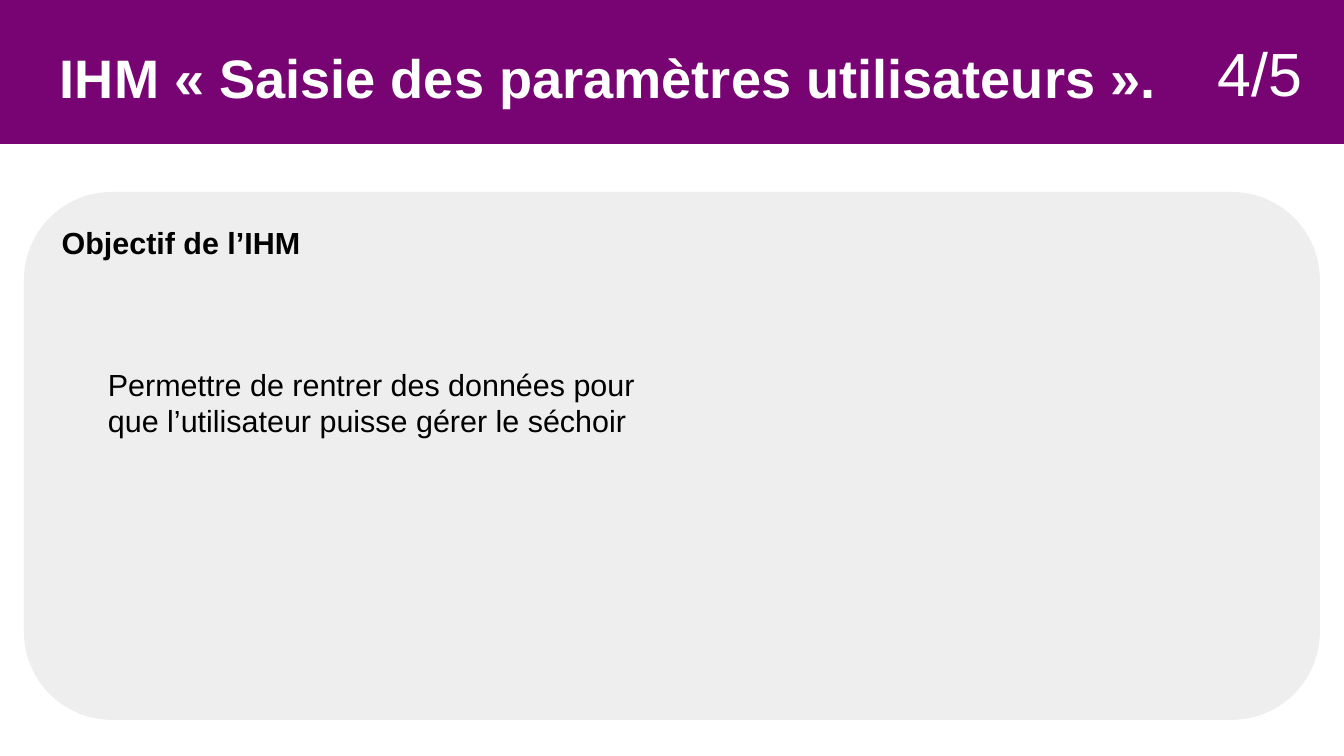
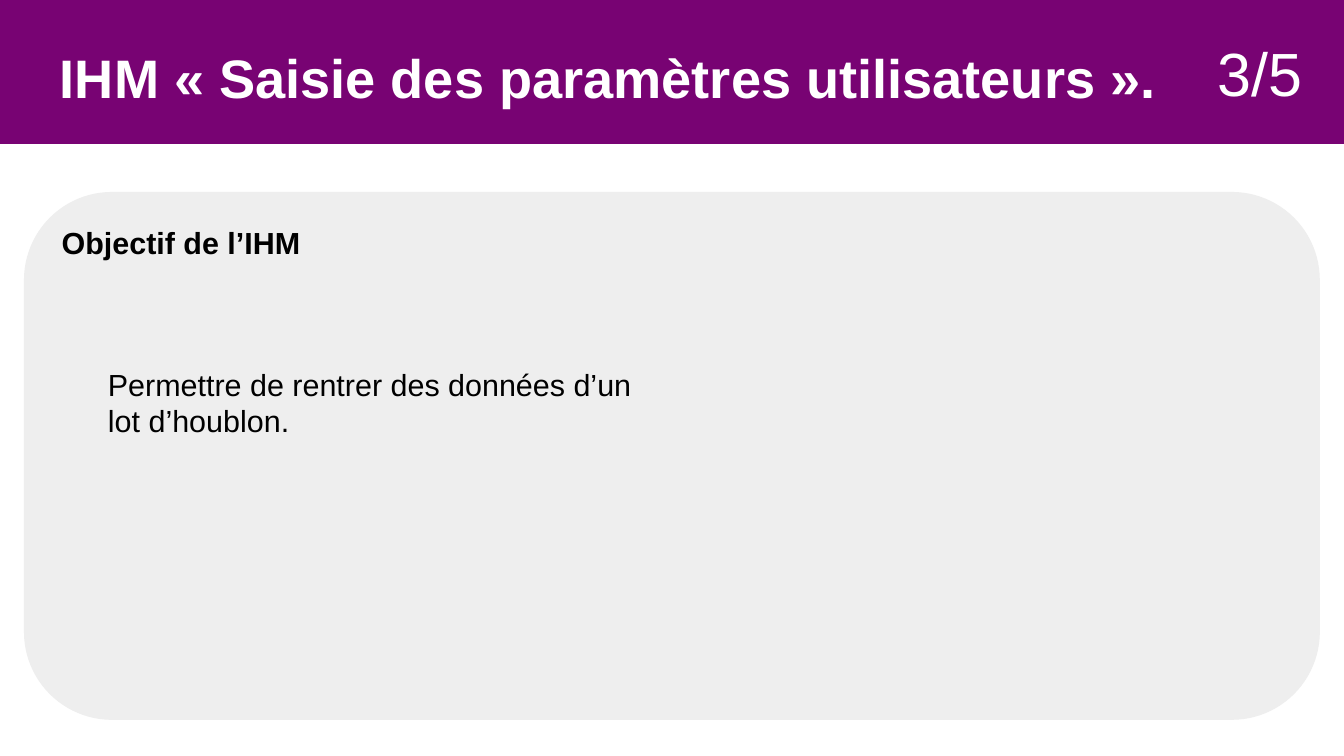
Before and after one commit to Sauvage89/sechoir-houblon, a slide deck: slide 16 of doc/diaporama/revu2/revu2_sauvage.odp (slide 28 before the commit). Drawn at 1344x756 pixels with LibreOffice and Linux fonts; fonts in the diff are those of the drawing. Boxes give left, top, right and bottom in pixels: in the first picture for what was removed or moved away, otherwise in the second. Text is boxed around its words. In the diff, an @@ line names an element or a change of style, - is before the commit and + after.

```diff
--- a/doc/diaporama/revu2/revu2_sauvage.odp
+++ b/doc/diaporama/revu2/revu2_sauvage.odp
@@ text at (x1=1217, y1=51, x2=1302, y2=97): text changed @@
-4/5
+3/5
@@ text at (x1=108, y1=373, x2=632, y2=433): text changed @@
-Permettre de rentrer des données pour que l’utilisateur puisse gérer le séchoir
+Permettre de rentrer des données d’un lot d’houblon.
```
Also in this commit, not shown: 21 other slides changed, 1 slide added, 15 slides removed, 2 other files.
